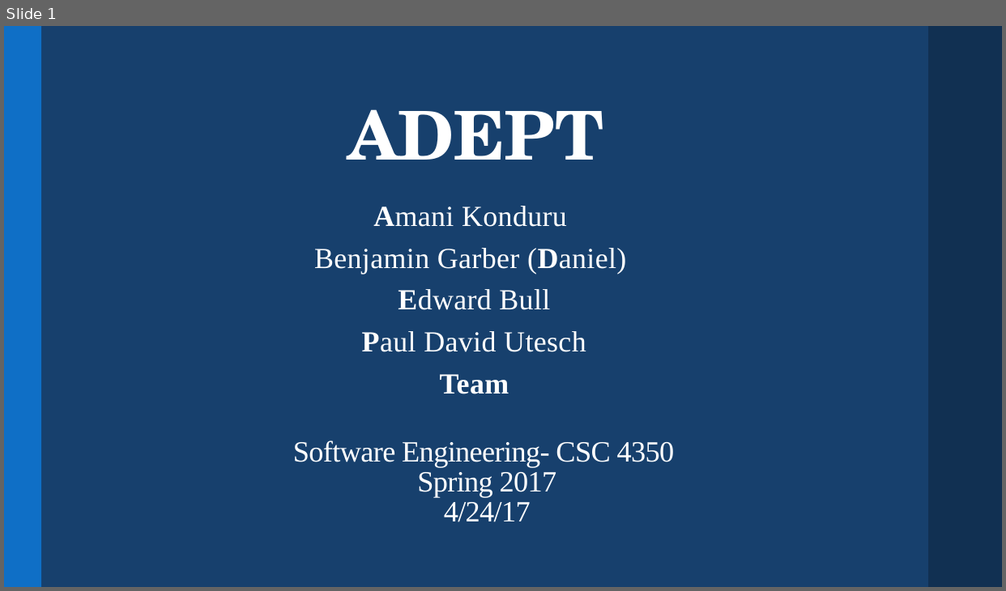
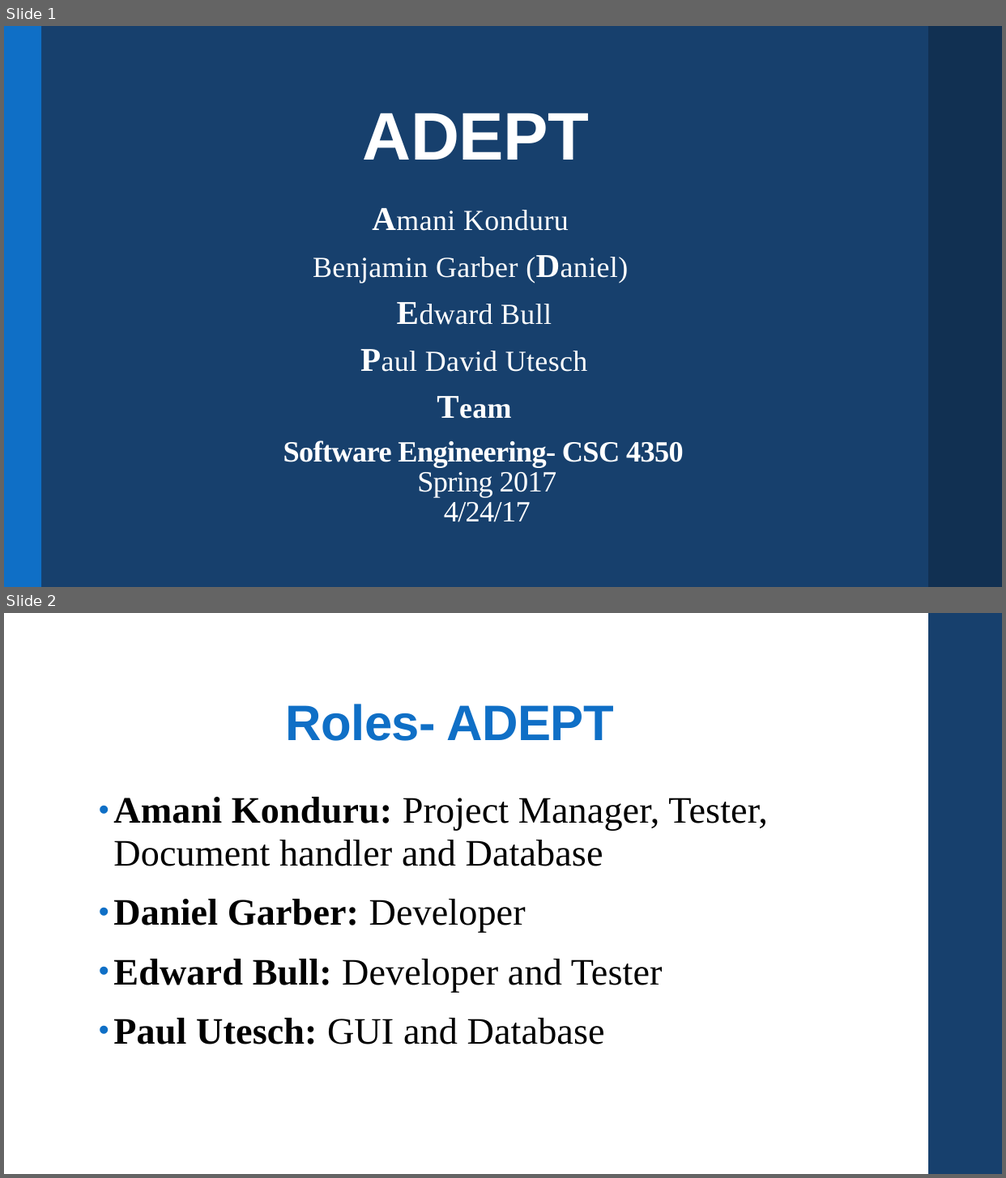
Before and after one commit to csc4350adept/csc4350, a slide deck: docs/Pres.pptx. Shown one above the other, each under a label of ours: slide 1 before the commit, slides 1 and 2 after it. The pictures are 1006x591 and 1006x1178 pixels, drawn with LibreOffice and Linux fonts; fonts in the diff are those of the drawing. Boxes give left, top, right and bottom in pixels: in the first picture for what was removed or moved away, otherwise in the second. Text is boxed around its words. In the diff, an @@ line names an element or a change of style, - is before the commit and + after.

```diff
--- a/docs/Pres.pptx
+++ b/docs/Pres.pptx
@@ slide 2 added at (4, 613, 1002, 1174), background #FFFFFF @@
@@ rectangle added at (928, 613, 1002, 1174), fill #17406D @@
@@ title added at (286, 704, 613, 741), 48 pt, text #0F6FC6, bold @@
+Roles- ADEPT
@@ text added at (113, 797, 768, 1045), 36 pt, text #000000 @@
+• Amani Konduru: Project Manager, Tester, Document handler and Database
+• Daniel Garber: Developer
+• Edward Bull: Developer and Tester
+• Paul Utesch: GUI and Database
@@ slide 1 changed as well @@
@@ title "ADEPT" at (363, 113, 589, 160): font TeX Gyre Schola to Arial @@
@@ subtitle "Amani Konduru" at (313, 210, 588, 372): size 28 to 32 pt in "Amani", "(Daniel)", "Edward", "Paul" and 1 more places @@
@@ text at (283, 441, 684, 468): bold on in "Software Engineering- CSC 4350" @@
```
Also in this commit, not shown: 6 other slides changed, 3 other slides added, 2 slides removed.
